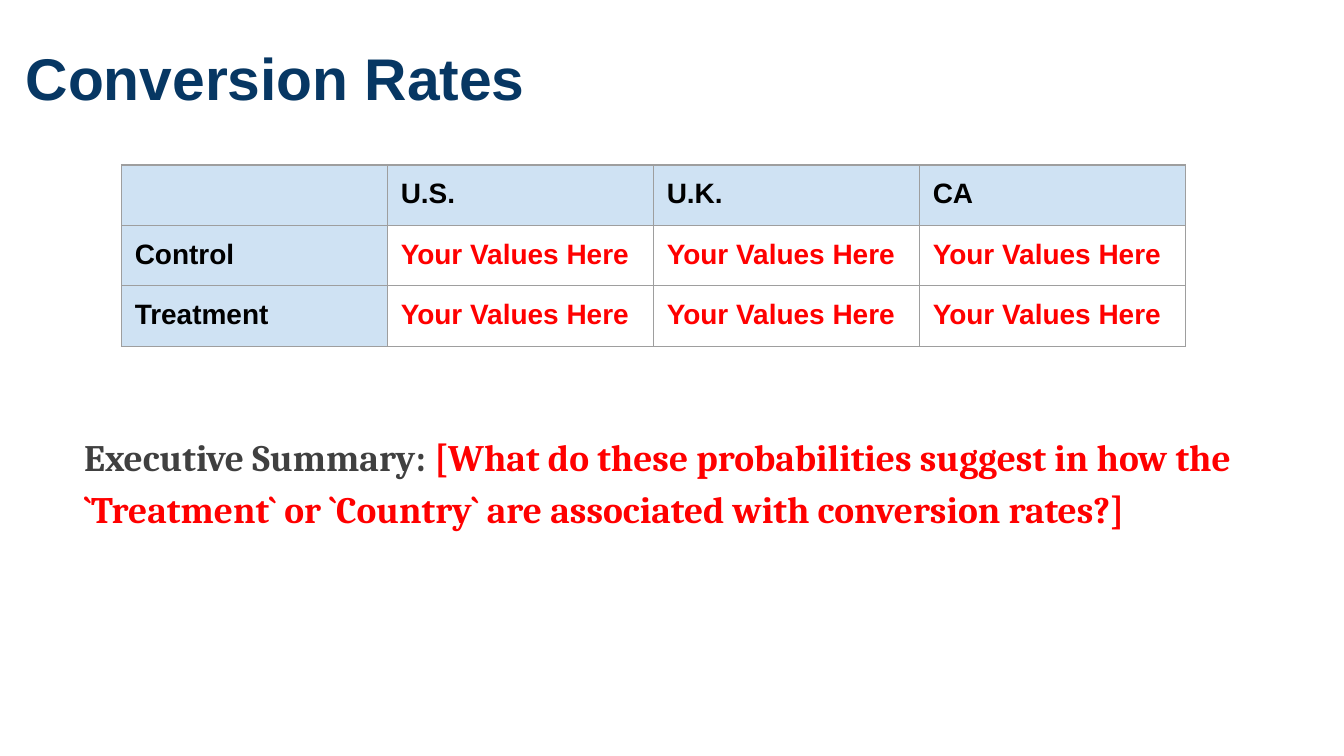
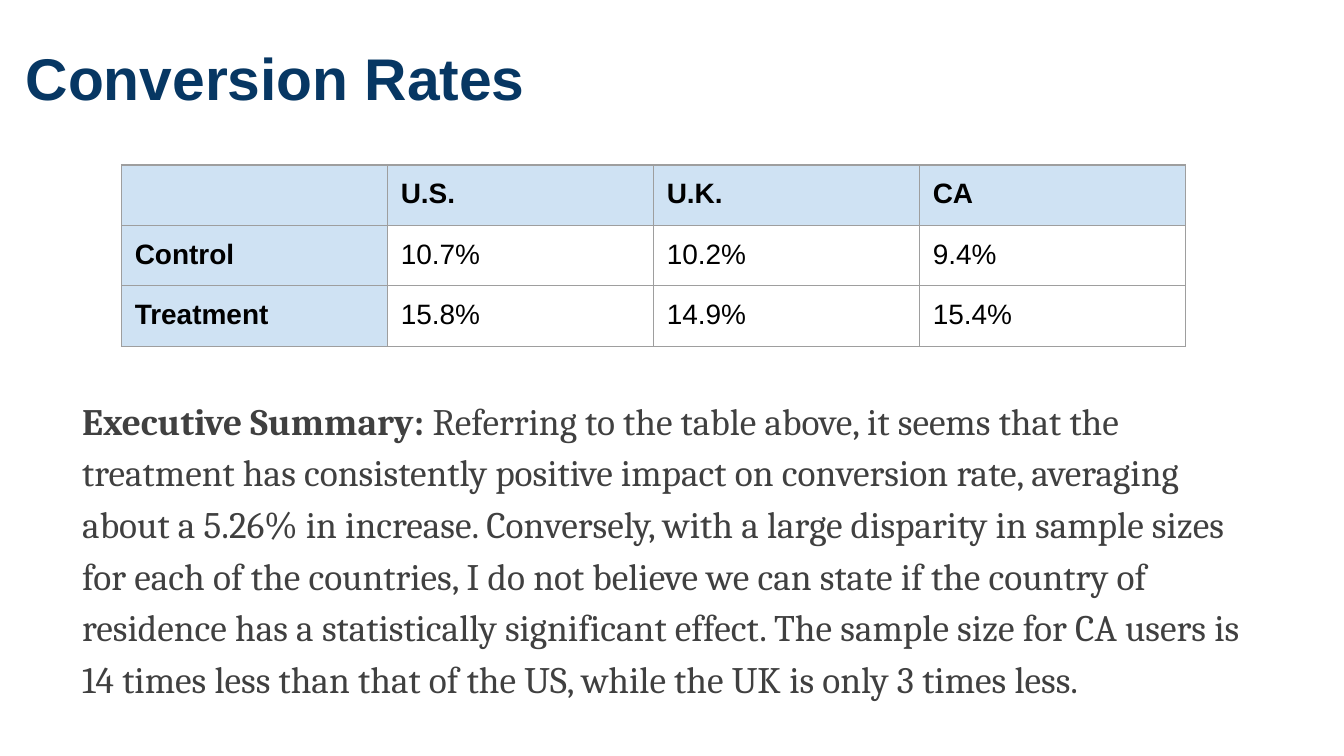
Before and after one commit to birbarino/Python-Projects, a slide deck: slide 3 of intro-to-ds/ab-testing/analyze-a_b-test-results.pptx (slide 4 before the commit). Drawn at 1344x756 pixels with LibreOffice and Linux fonts; fonts in the diff are those of the drawing. Boxes give left, top, right and bottom in pixels: in the first picture for what was removed or moved away, otherwise in the second. Text is boxed around its words. In the diff, an @@ line names an element or a change of style, - is before the commit and + after.

```diff
--- a/intro-to-ds/ab-testing/analyze-a_b-test-results.pptx
+++ b/intro-to-ds/ab-testing/analyze-a_b-test-results.pptx
@@ table at box(121, 165, 1185, 347) @@
-row 2: Control | Your Values Here | Your Values Here | Your Values Here
+row 2: Control | 10.7% | 10.2% | 9.4%
-row 3: Treatment | Your Values Here | Your Values Here | Your Values Here
+row 3: Treatment | 15.8% | 14.9% | 15.4%
@@ text at box(82, 408, 1239, 701): text changed; text colour #FF0000 to #404040; bold off @@
-Executive Summary: [What do these probabilities suggest in how the `Treatment` or `Country` are associated with conversion rates?]
+Executive Summary: Referring to the table above, it seems that the treatment has consistently positive impact on conversion rate, averaging about a 5.26% in increase. Conversely, with a large disparity in sample sizes for each of the countries, I do not believe we can state if the country of residence has a statistically significant effect. The sample size for CA users is 14 times less than that of the US, while the UK is only 3 times less.
```
Also in this commit, not shown: 3 other slides changed, 1 slide removed, 2 other files.
